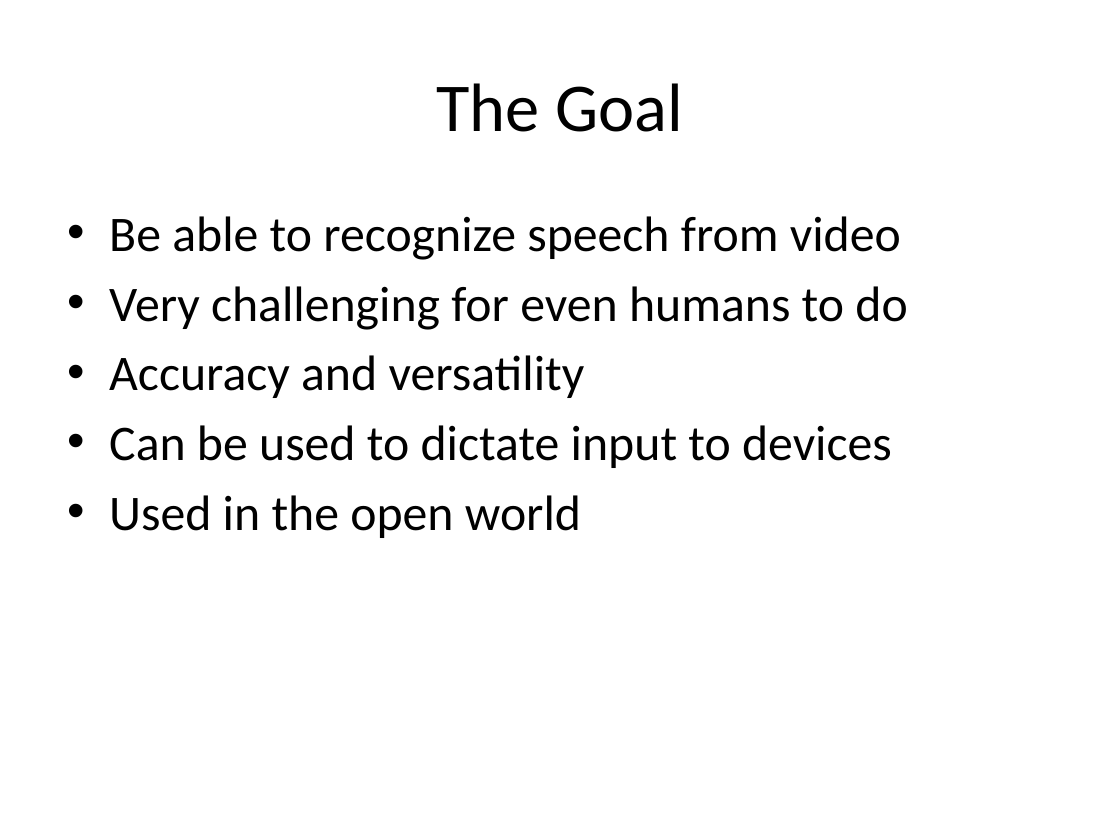
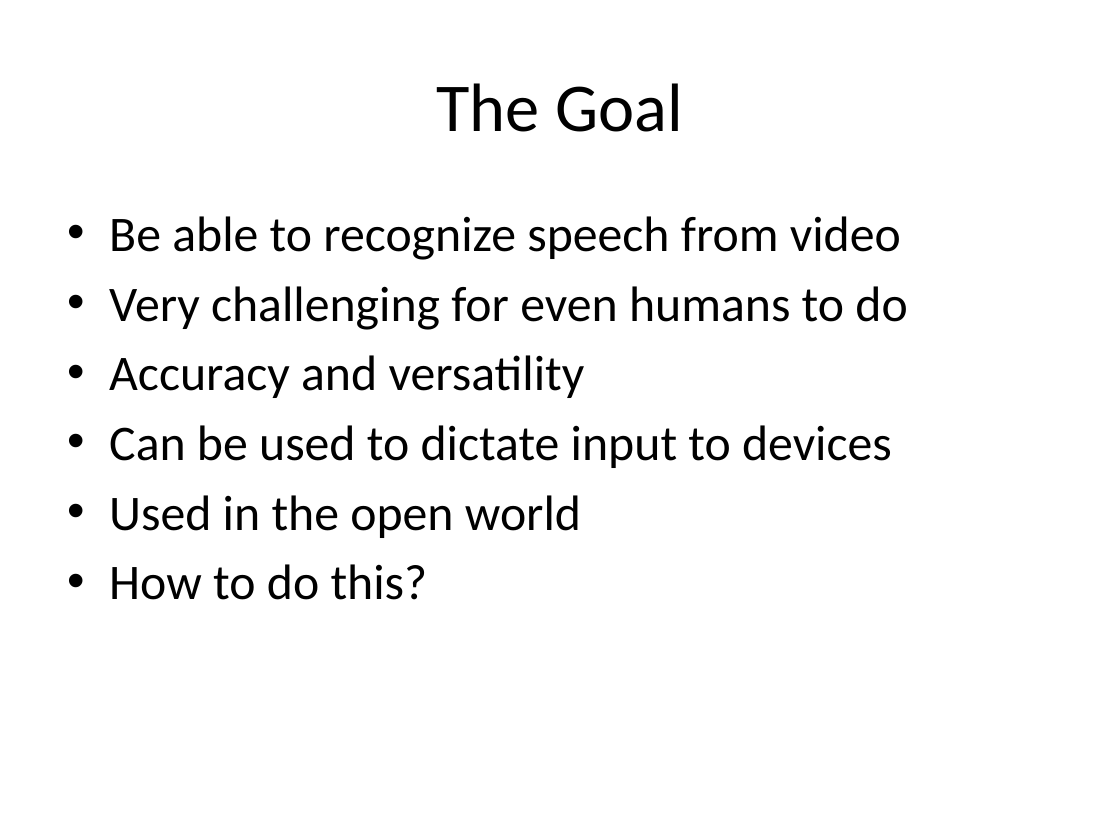
Before and after one commit to michaelwu756/CS35L, a slide deck: slide 3 of hw10/presentation.pptx. Drawn at 1120x840 pixels with LibreOffice and Linux fonts; fonts in the diff are those of the drawing. Boxes give left, top, right and bottom in pixels: in the first picture for what was removed or moved away, otherwise in the second. Text is boxed around its words. In the diff, an @@ line names an element or a change of style, - is before the commit and + after.

```diff
--- a/hw10/presentation.pptx
+++ b/hw10/presentation.pptx
@@ text at [109,564,428,600]: paragraph added @@
+• How to do this?
```
Also in this commit, not shown: 3 other slides changed.
